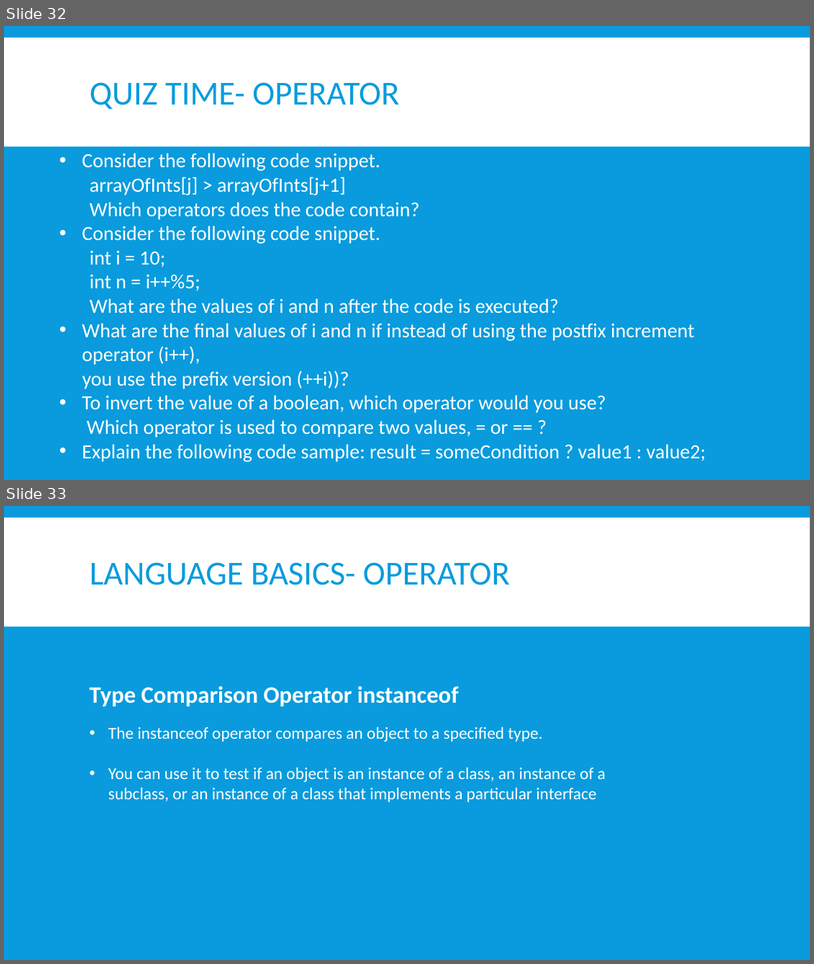
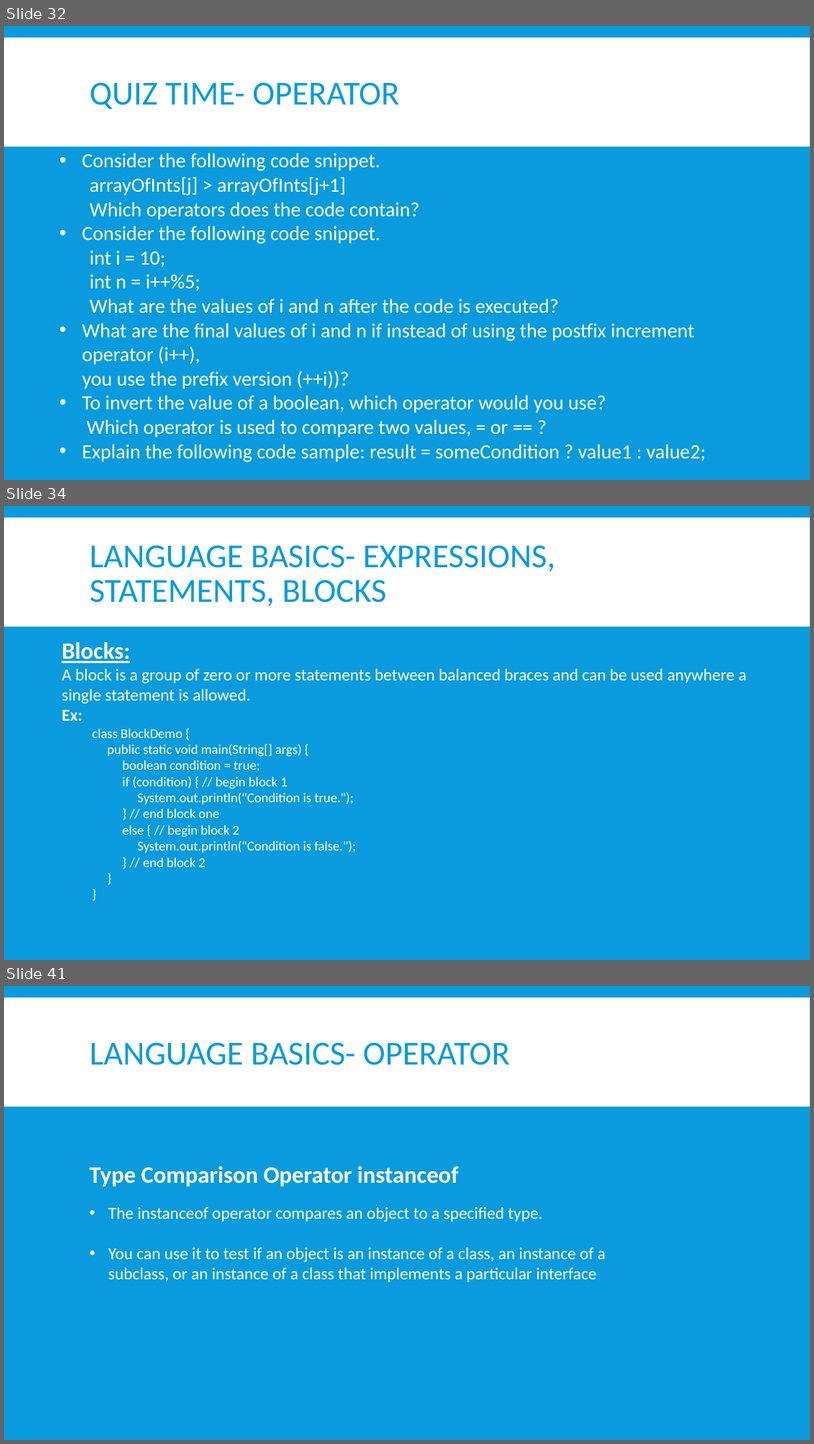
Before and after one commit to nmsgit1234/TechnicalDocs, a slide deck: training/core_java/core_java.pptx. Shown one above the other, each under a label of ours: slides 32 and 33 before the commit, slides 32, 34 and 41 after it; the slides between them are not shown. The pictures are 814x964 and 814x1444 pixels, drawn with LibreOffice and Linux fonts; fonts in the diff are those of the drawing. Boxes give left, top, right and bottom in pixels: in the first picture for what was removed or moved away, otherwise in the second. Text is boxed around its words. In the diff, an @@ line names an element or a change of style, - is before the commit and + after.

```diff
--- a/training/core_java/core_java.pptx
+++ b/training/core_java/core_java.pptx
@@ slide 34 added at [4,506,810,960], background #099BDD; not listed: 1 template element that a slide beside it also shows @@
@@ title added at [90,545,556,606], 40 pt, text #099BDD @@
+LANGUAGE BASICS- EXPRESSIONS, STATEMENTS, BLOCKS
@@ text added at [62,642,747,867], 16 pt, text #FFFFFF @@
+Blocks:
+A block is a group of zero or more statements between balanced braces and can be used anywhere a single statement is allowed.
+Ex:
+  class BlockDemo {
+  public static void main(String[] args) {
+  boolean condition = true;
+  if (condition) { // begin block 1
+  System.out.println("Condition is true.");
+  } // end block one
+  else { // begin block 2
+  System.out.println("Condition is false.");
+  } // end block 2
+  }
+  }
@@ what was slide 33 is now slide 41 @@
```
Also in this commit, not shown: 7 other slides added, 6 other files.
